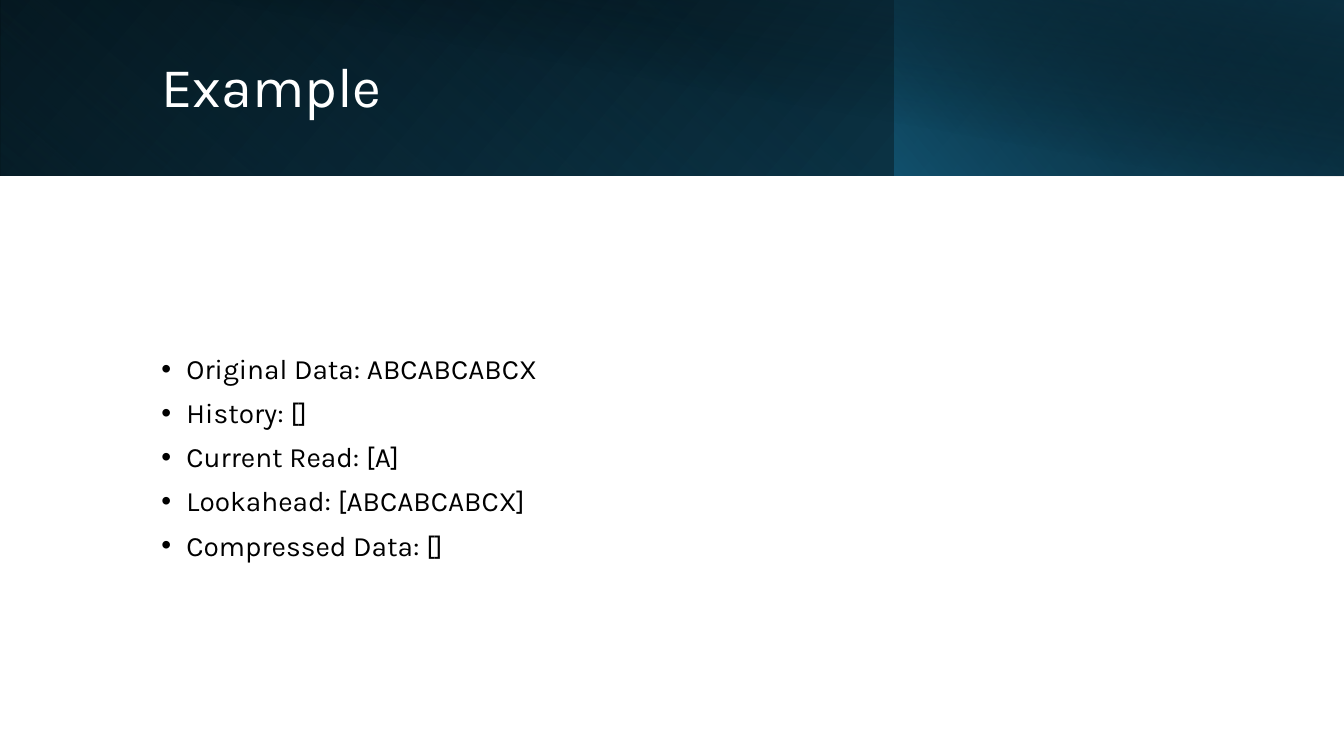
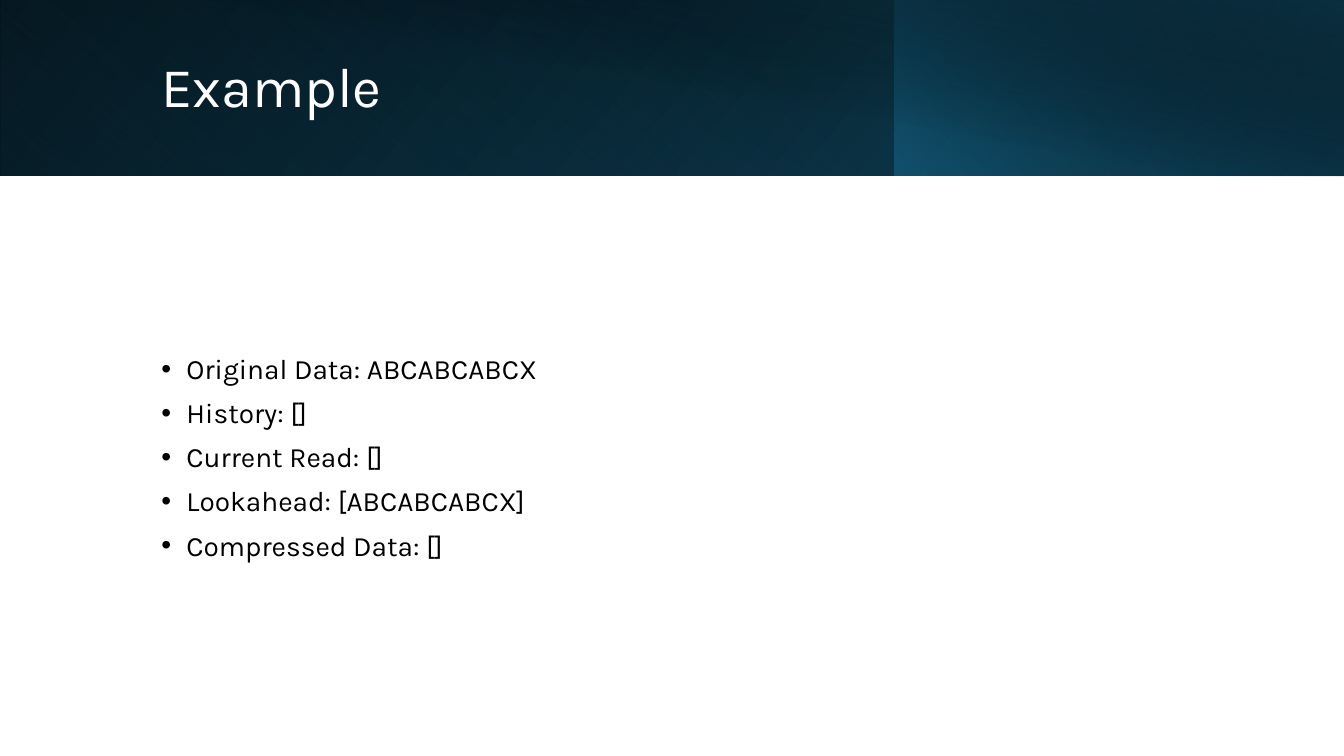
Before and after one commit to weng25j/checkoff3_comp211, a slide deck: slide 4 of LZ77.pptx. Drawn at 1344x756 pixels with LibreOffice and Linux fonts; fonts in the diff are those of the drawing. Boxes give left, top, right and bottom in pixels: in the first picture for what was removed or moved away, otherwise in the second. Text is boxed around its words. In the diff, an @@ line names an element or a change of style, - is before the commit and + after.

```diff
--- a/LZ77.pptx
+++ b/LZ77.pptx
@@ text at (186,448,359,468): text changed @@
-• Current Read: [A]
+• Current Read: []
```
Also in this commit, not shown: 12 other slides changed, 1 slide added.
